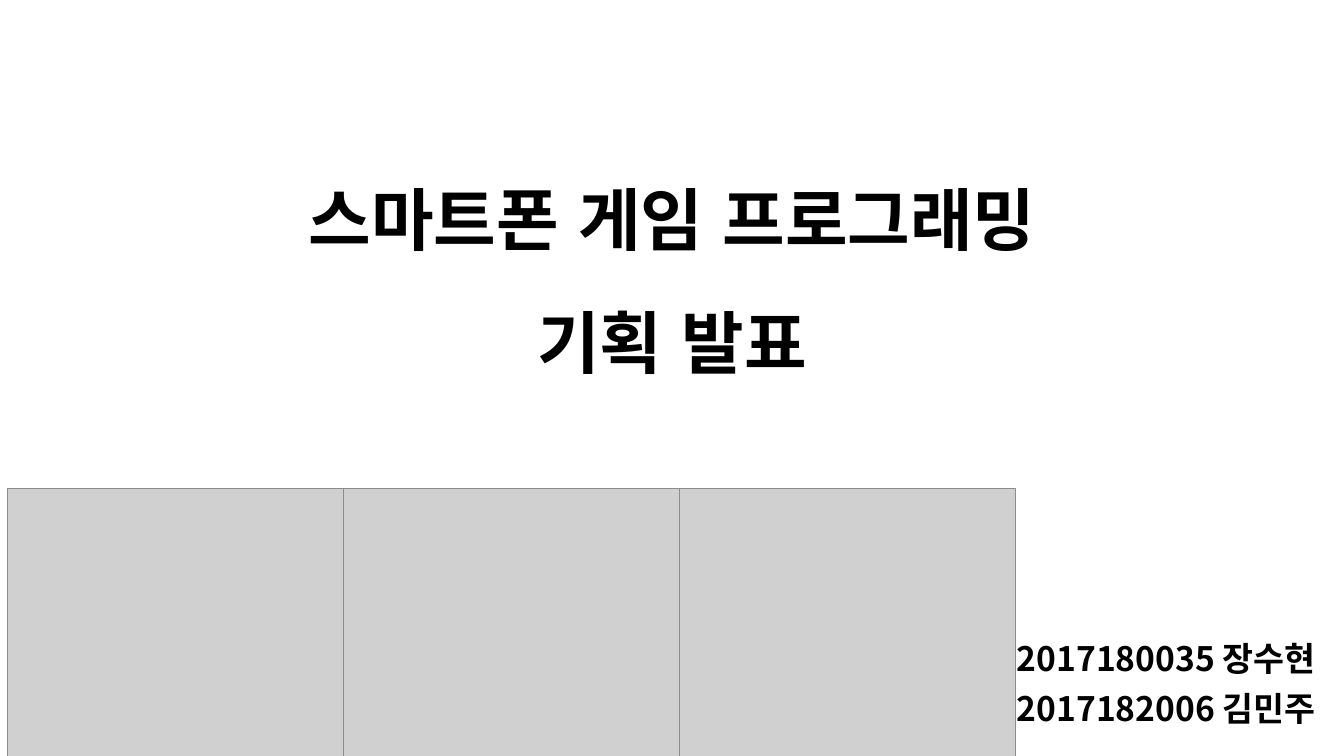
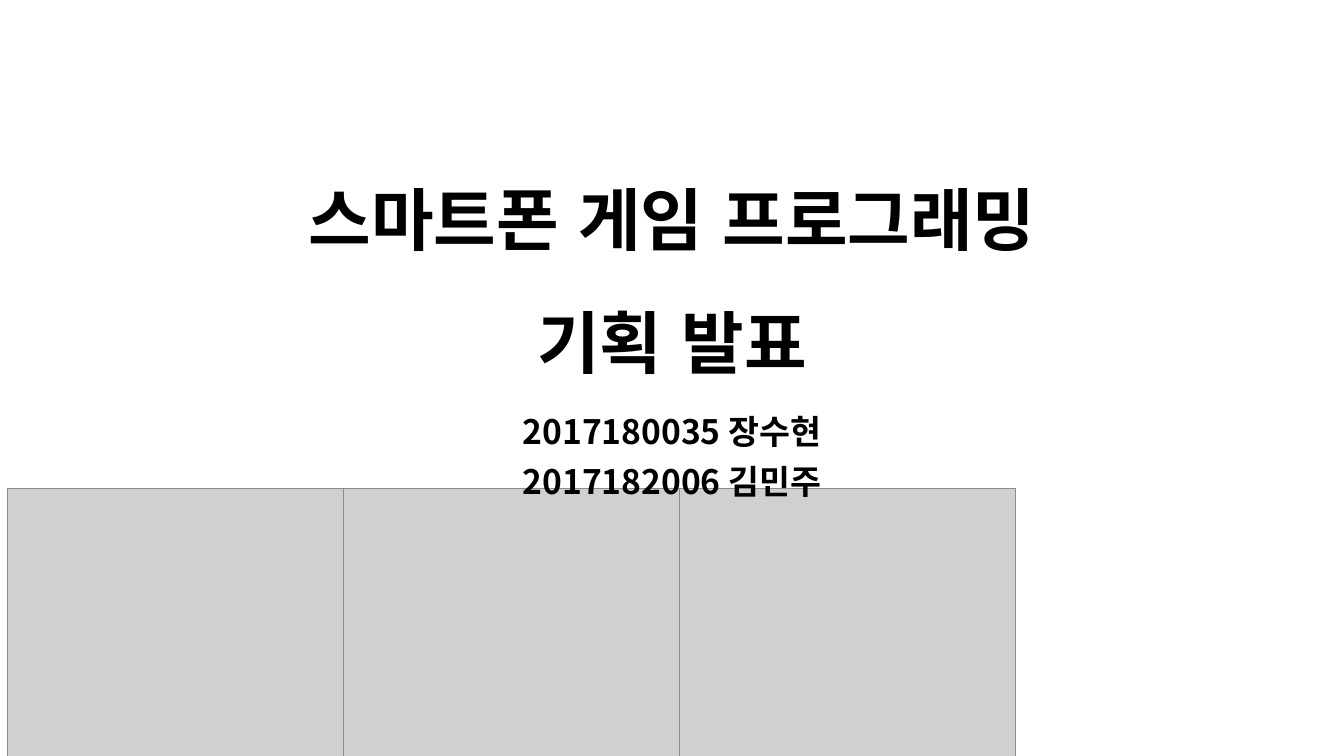
Before and after one commit to jjangsu/BUNAL---IOS, a slide deck: slide 1 of 스마트폰 기획.pptx. Drawn at 1344x756 pixels with LibreOffice and Linux fonts; fonts in the diff are those of the drawing; grey boxes stand for pictures. Boxes give left, top, right and bottom in pixels: in the first picture for what was removed or moved away, otherwise in the second. Text is boxed around its words. In the diff, an @@ line names an element or a change of style, - is before the commit and + after.

```diff
--- a/스마트폰 기획.pptx
+++ b/스마트폰 기획.pptx
@@ subtitle "2017180035 장수현" rewrapped from bbox=[1017, 642, 1316, 724] to bbox=[523, 415, 822, 504] @@
```
Also in this commit, not shown: 2 other files.
